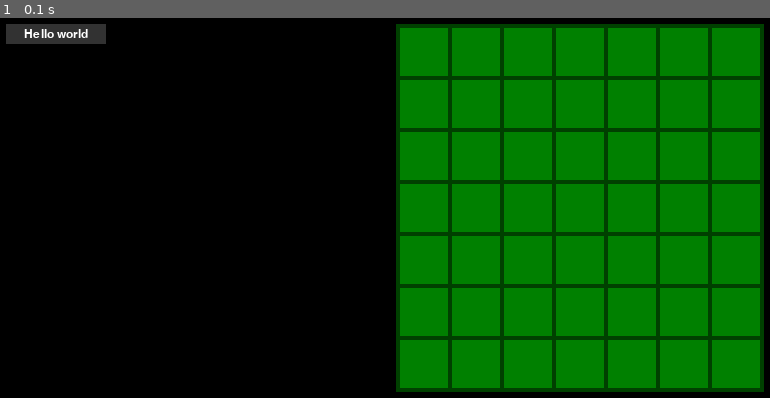
Above: before the commit, frame 1.
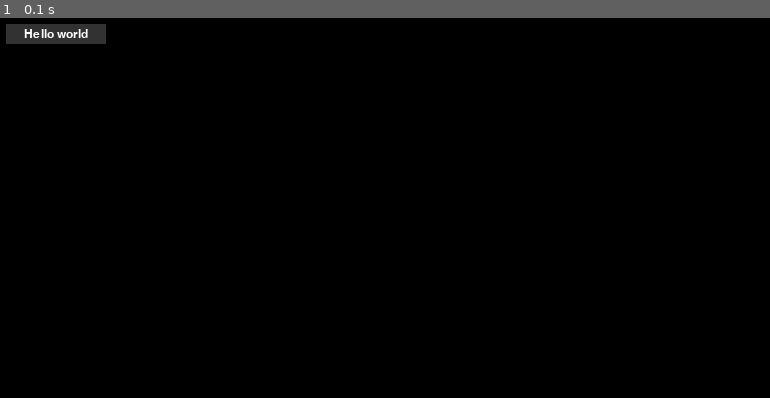
Above: after the commit, the same moment.

Repository: Meghan13/SENG-310-Project
Game: pygame game, started from main.py
The game is run twice, just before and just after one commit, with the same random seed, the same clock (stepped at 60 frames per second) and the same inputs.
Inputs:
- Up to frame 1 (0.1 s): no input

The runs differ from the first frame. In frame 1, 46% of the frame differs, in the area x 51-100%, y 1-99%.

Commit message:
Cleaned up main since apparently we needed to do that Added update function to button.py

Diff:
--- a/Code/button.py
+++ b/Code/button.py
@@ -43,19 +43,20 @@
 
     # This function checks to see whether or not the mouse is hovering
     # if it is, change the colour slightly and return True if click = True
-    def hover(self, m_pos: tuple, click: bool):
+    def hover(self, m_pos: tuple, clicked: bool):
+
         # compare the coordinates of the mouse and the items rect
         is_hover = self.rect.left < m_pos[0] < self.rect.right and self.rect.top < m_pos[1] < self.rect.bottom
         # if hovering over
         if is_hover:
             # change the colour to the highlight colour
             self.color = self.new_color
-            # if player clicks while hovering return true
-            if click:
+            if clicked:
                 return True
         # when not hovering reset colour
         else:
             self.color = self.old_color
+        # check to see if the mouse was clicked while hovering
         return False
 
     # This displays the button with the text centered on it
@@ -66,6 +67,13 @@
         pygame.draw.rect(screen, self.color, self.rect)
         # Draw the text
         screen.blit(self.text, text_rect)
+
+    def update(self, event: pygame.event):
+        m_pos = pygame.mouse.get_pos()
+        self.hover(m_pos, False)
+        if event.type == pygame.MOUSEBUTTONDOWN:
+            if event.button == 1:
+                self.hover(m_pos, True)
 
     rect = None         # button rect
     height = None       # height of the button
--- a/Code/item.py
+++ b/Code/item.py
@@ -73,8 +73,15 @@
 
     # This function takes in a screen and displays the items image at that coordinate
     def display(self, screen: pygame.display):
-        pygame.draw.rect(screen, pygame.Color(50, 50, 50), self.rect)
         screen.blit(self.image, self.pos)
+        if self.is_highlighted:
+            self.highlight_color = pygame.color.Color(255, 255, 0)
+        else:
+            self.highlight_color = pygame.color.Color(100, 100, 100)
+        s = pygame.Surface((self.rect.width, self.rect.height))
+        s.set_alpha(100)
+        s.fill(self.highlight_color)
+        screen.blit(s, self.rect.topleft)
 
     # This function displays the item description to the screen just above the cursor
     def description(self, screen: pygame.display, m_pos: tuple):
@@ -110,5 +117,7 @@
     rect = None   # item rect for collisions/hover detection
     image = None  # a string which stores the location of the image for an item
     is_highlighted = False
+    highlight_color = pygame.color.Color(255, 255, 0)
+
     WIDTH = 48    # a constant width for the image and rect
     HEIGHT = 48   # a constant height for the image and rect
--- a/main.py
+++ b/main.py
@@ -19,51 +19,20 @@
 up = False
 down = False
 
-# item1 = item.Item(0, "Name", "This is an item", 20, (10, 10), "/Assets/temp.png")
+item1 = item.Item(0, "Hello", "This is a test", 10, (10, 10), "./Assets/sword.png")
+item2 = item.Item(1, "Goodbye", "This is a test", 10, (10, 10), "./Assets/sword.png")
+player_inventory.place_item(item1, 0)
+player_inventory.place_item(item2, 1)
+item1.set_highlight(True)
+
 player_inventory.open()
 
 while running:
-    # rect2 = item1.get_rect()d
+    screen.fill(pygame.Color(0, 0, 0))
     for event in pygame.event.get():
-        if event.type == pygame.MOUSEBUTTONDOWN:
-            # since the button was click, check if hovering
-            if but.hover(pygame.mouse.get_pos(), True):
-                print("Hello")
-        # Check if key was pressed
-        if event.type == pygame.KEYDOWN:
-            # Check direction
-            if event.key == pygame.K_d:
-                right = True
-            if event.key == pygame.K_a:
-                left = True
-            if event.key == pygame.K_w:
-                up = True
-            if event.key == pygame.K_s:
-                down = True
-        if event.type == pygame.KEYUP:
-            # Check direction
-            if event.key == pygame.K_d:
-                right = False
-            if event.key == pygame.K_a:
-                left = False
-            if event.key == pygame.K_w:
-                up = False
-            if event.key == pygame.K_s:
-                down = False
         if event.type == pygame.QUIT:
-            running = False
-    if right and rect1.right < 800:
-        rect1.x = rect1.x + 1
-    if left and rect1.left > 0:
-        rect1.x = rect1.x - 1
-    if down and rect1.bottom < 600:
-        rect1.y = rect1.y + 1
-    if up and rect1.top > 0:
-        rect1.y = rect1.y - 1
-
-    screen.fill(pygame.Color(0, 0, 0))
-    player_inventory.draw(screen)
-    but.hover(pygame.mouse.get_pos(), False)
+            pygame.quit()
+        but.update(event)
     but.display(screen)
     # pygame.draw.rect(screen, pygame.Color(100, 0, 0), rect2)
     pygame.display.update()
